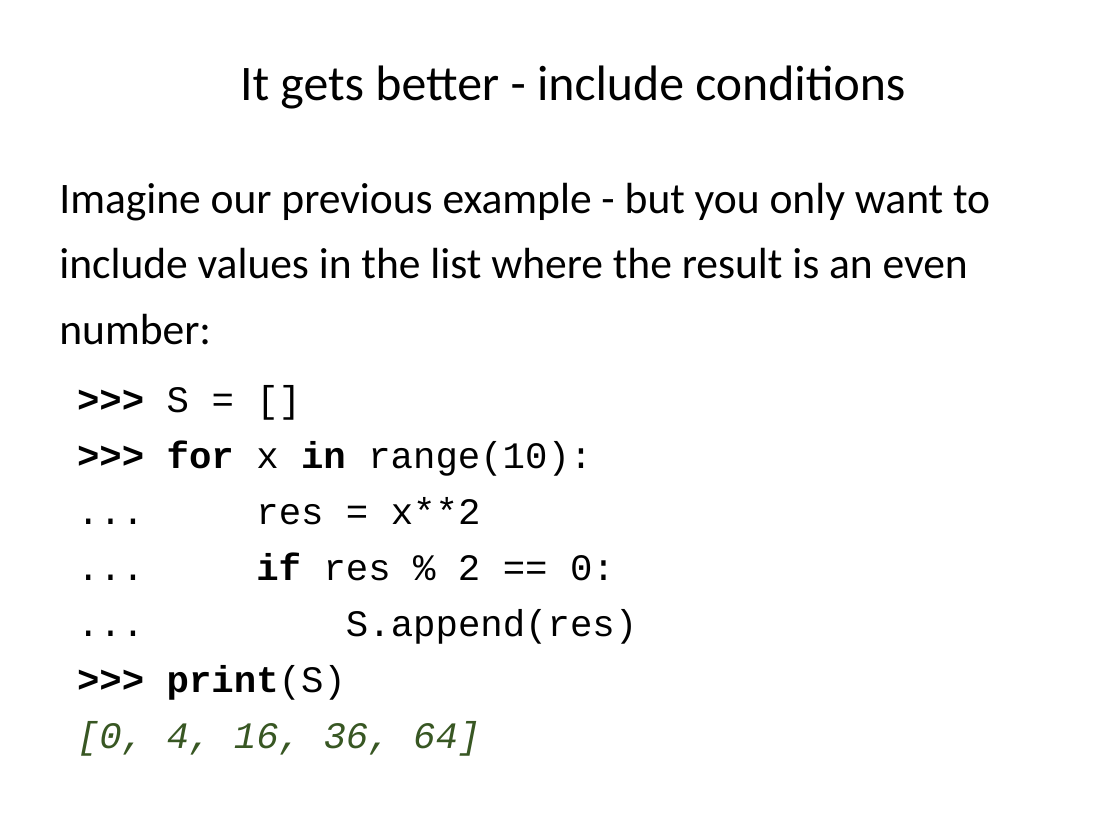
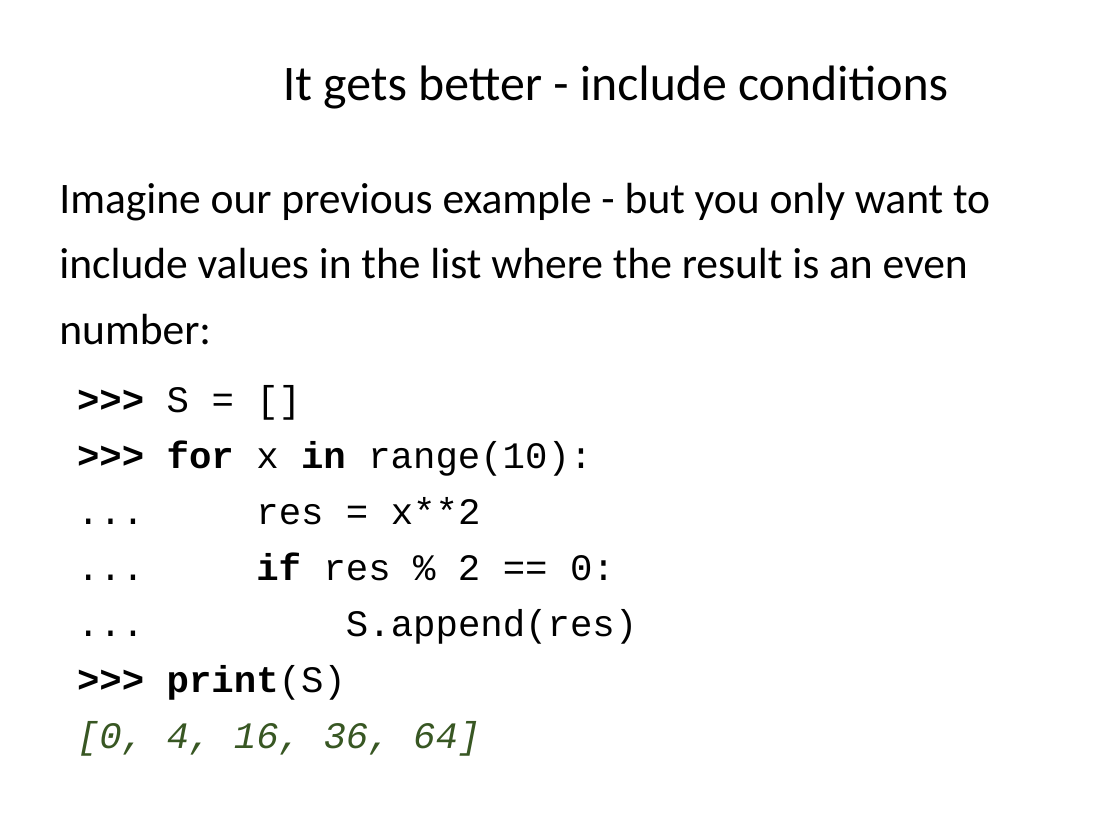
Before and after one commit to ncasuk/ncas-isc, a slide deck: slide 4 of python/presentations/learning_python/09_list_comprehensions.ppt. Drawn at 1120x840 pixels with LibreOffice and Linux fonts; fonts in the diff are those of the drawing; background and template pictures are left out. Boxes give left, top, right and bottom in pixels: in the first picture for what was removed or moved away, otherwise in the second. Text is boxed around its words. In the diff, an @@ line names an element or a change of style, - is before the commit and + after.

Commit message:
Updated title slides of first 10 learning_python presentations

```diff
--- a/python/presentations/learning_python/09_list_comprehensions.ppt
+++ b/python/presentations/learning_python/09_list_comprehensions.ppt
@@ title "It gets better - include ...": place and size @@
-title "It gets better - include ..." at box(240, 65, 905, 109)
+title "It gets better - include ..." at box(283, 65, 948, 109)
```
Also in this commit, not shown: 4 other slides changed, 9 other files.
